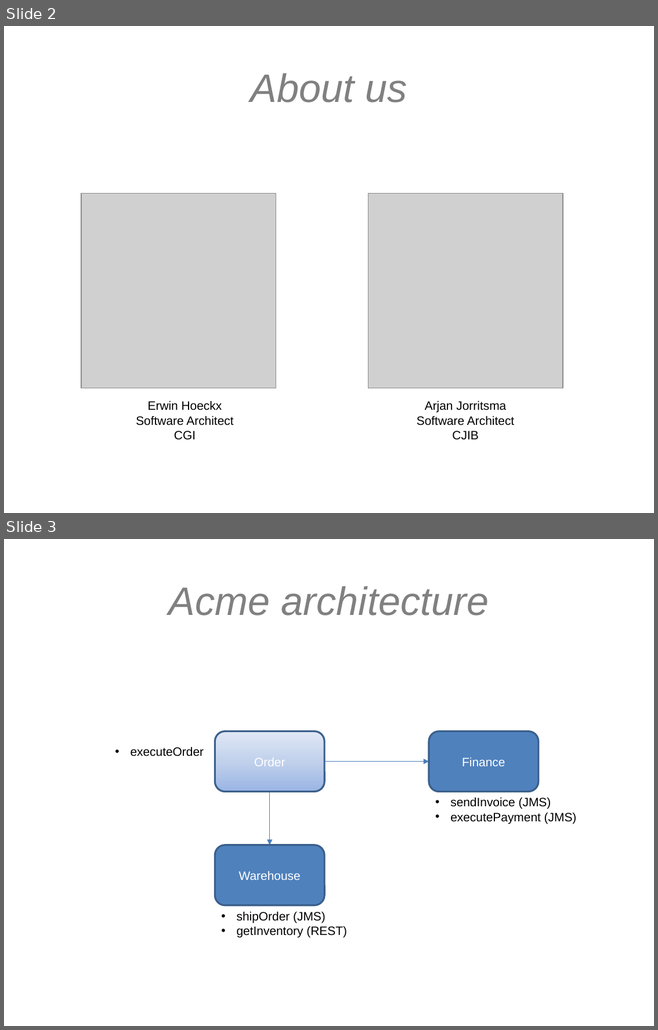
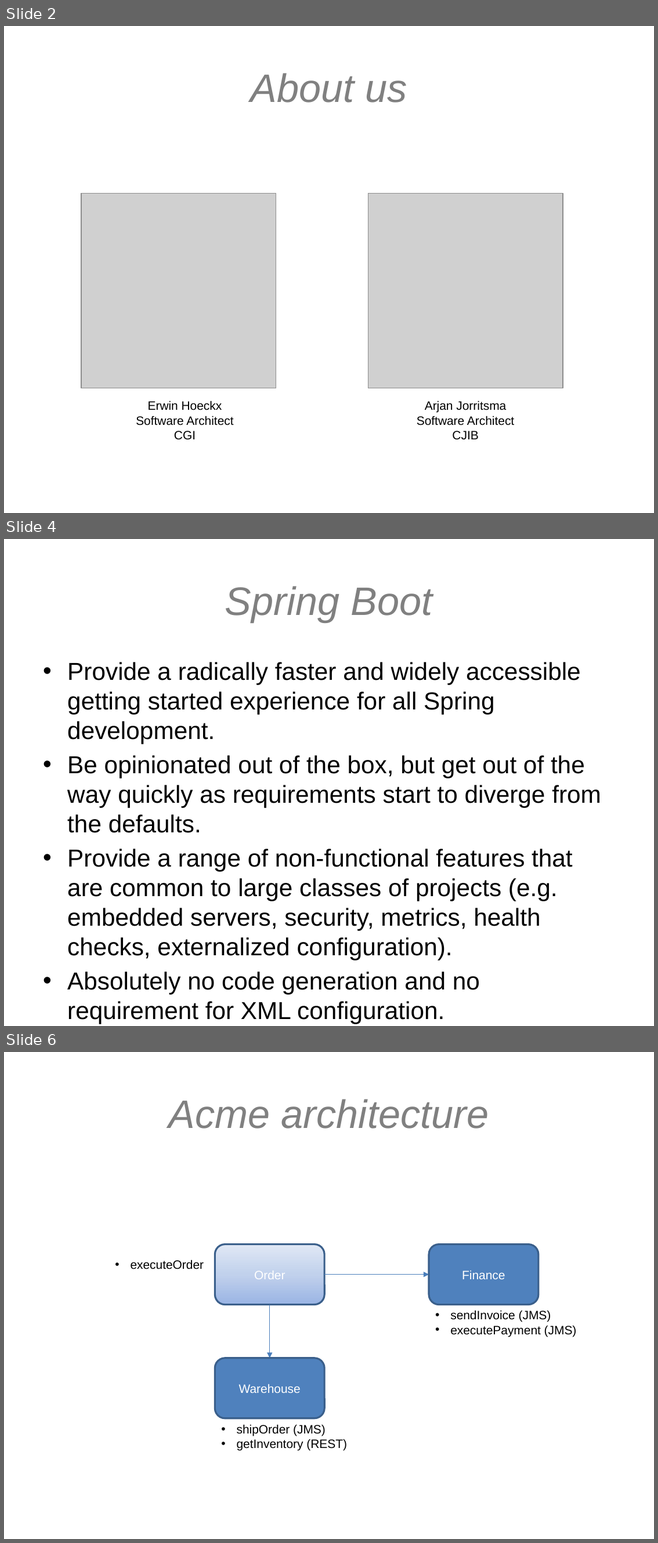
Before and after one commit to hawkeye-bot/springio2017, a slide deck: Spring boot - adapting to your environment.pptx. Shown one above the other, each under a label of ours: slides 2 and 3 before the commit, slides 2, 4 and 6 after it; the slides between them are not shown. The pictures are 658x1030 and 658x1543 pixels, drawn with LibreOffice and Linux fonts; fonts in the diff are those of the drawing; grey boxes stand for pictures; background and template pictures are left out. Boxes give left, top, right and bottom in pixels: in the first picture for what was removed or moved away, otherwise in the second. Text is boxed around its words. In the diff, an @@ line names an element or a change of style, - is before the commit and + after.

```diff
--- a/Spring boot - adapting to your environment.pptx
+++ b/Spring boot - adapting to your environment.pptx
@@ slide 4 added at box(4, 539, 654, 1026), background #FFFFFF; not listed: 1 template element that a slide beside it also shows @@
@@ title added at box(225, 586, 433, 622), 44 pt, text #808080, italic @@
+Spring Boot
@@ text added at box(67, 662, 601, 1024), 27.2 pt, text #000000 @@
+• Provide a radically faster and widely accessible getting started experience for all Spring development.
+• Be opinionated out of the box, but get out of the way quickly as requirements start to diverge from the defaults.
+• Provide a range of non-functional features that are common to large classes of projects (e.g. embedded servers, security, metrics, health checks, externalized configuration).
+• Absolutely no code generation and no requirement for XML configuration.
@@ what was slide 3 is now slide 6 @@
```
Also in this commit, not shown: 3 other slides added.
